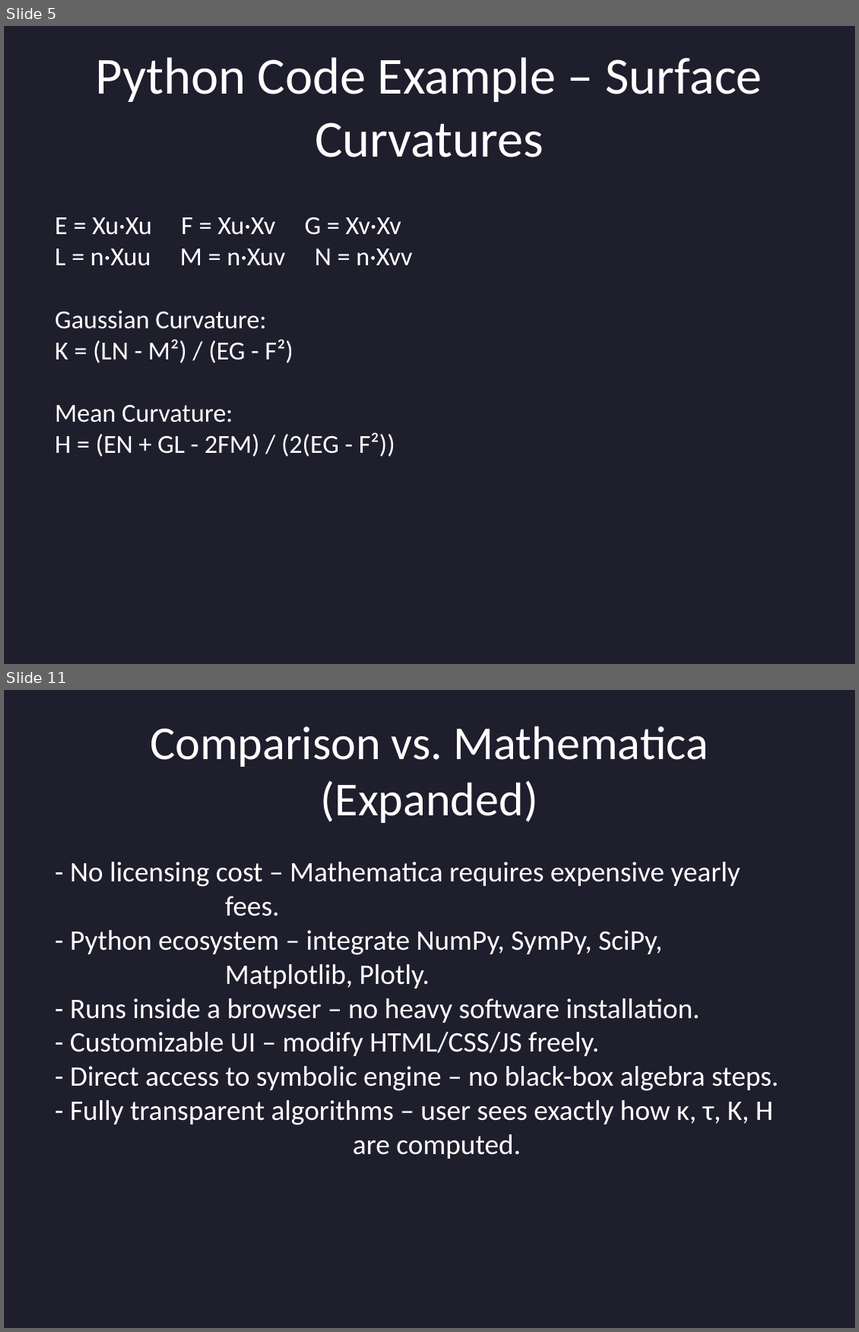
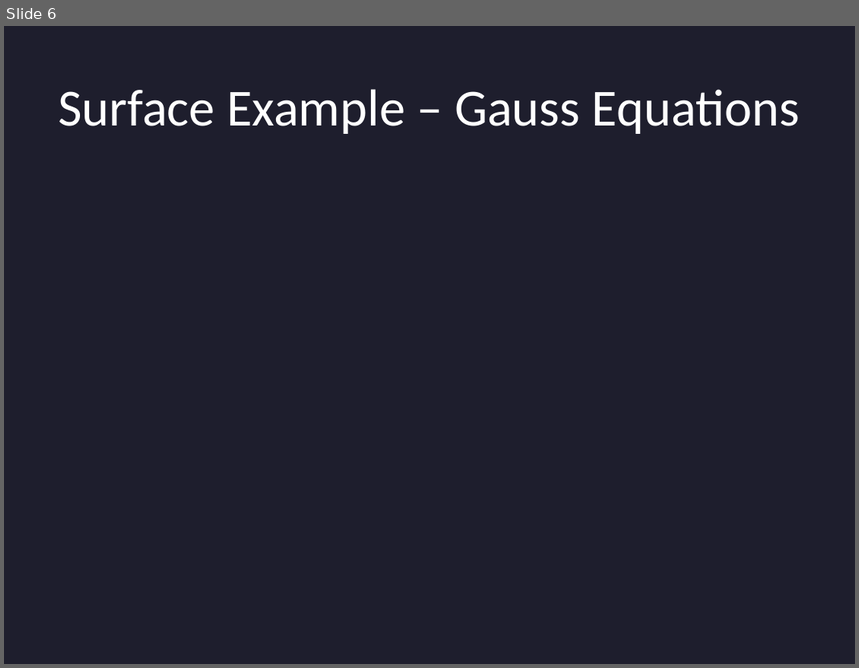
Before and after one commit to Ashwin-180803/MATH348-Project, a slide deck: Final_Curves_and_Surfaces_FullEdition.pptx. Shown one above the other, each under a label of ours: slides 5 and 11 before the commit, slide 6 after it; the slides between them are not shown. The pictures are 859x1332 and 859x668 pixels, drawn with LibreOffice and Linux fonts; fonts in the diff are those of the drawing. Boxes give left, top, right and bottom in pixels: in the first picture for what was removed or moved away, otherwise in the second. Text is boxed around its words. In the diff, an @@ line names an element or a change of style, - is before the commit and + after.

```diff
--- a/Final_Curves_and_Surfaces_FullEdition.pptx
+++ b/Final_Curves_and_Surfaces_FullEdition.pptx
@@ slide 11 removed at (4, 690, 855, 1328), background #1E1E2D @@
@@ title removed at (150, 726, 709, 823) @@
-Comparison vs. Mathematica (Expanded)
@@ text removed at (70, 862, 778, 1159) @@
-- No licensing cost – Mathematica requires expensive yearly fees.
-- Python ecosystem – integrate NumPy, SymPy, SciPy, Matplotlib, Plotly.
-- Runs inside a browser – no heavy software installation.
-- Customizable UI – modify HTML/CSS/JS freely.
-- Direct access to symbolic engine – no black-box algebra steps.
-- Fully transparent algorithms – user sees exactly how κ, τ, K, H are computed.
@@ what was slide 5 is now slide 6 @@
@@ slide 6 changed as well @@
@@ title at (58, 89, 800, 134): text changed @@
-Python Code Example – Surface Curvatures
+Surface Example – Gauss Equations
@@ text removed at (55, 218, 412, 457) @@
-E = Xu·Xu F = Xu·Xv G = Xv·Xv
-L = n·Xuu M = n·Xuv N = n·Xvv
-Gaussian Curvature:
-K = (LN - M²) / (EG - F²)
-Mean Curvature:
-H = (EN + GL - 2FM) / (2(EG - F²))
```
Also in this commit, not shown: 5 other slides changed, 1 slide added, 11 other slides removed, 3 other files.
